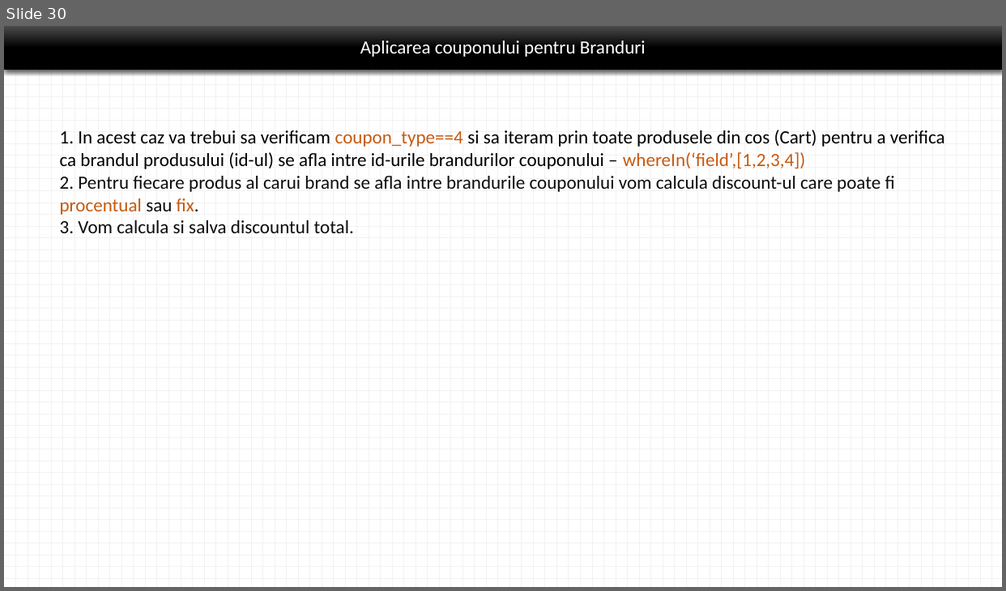
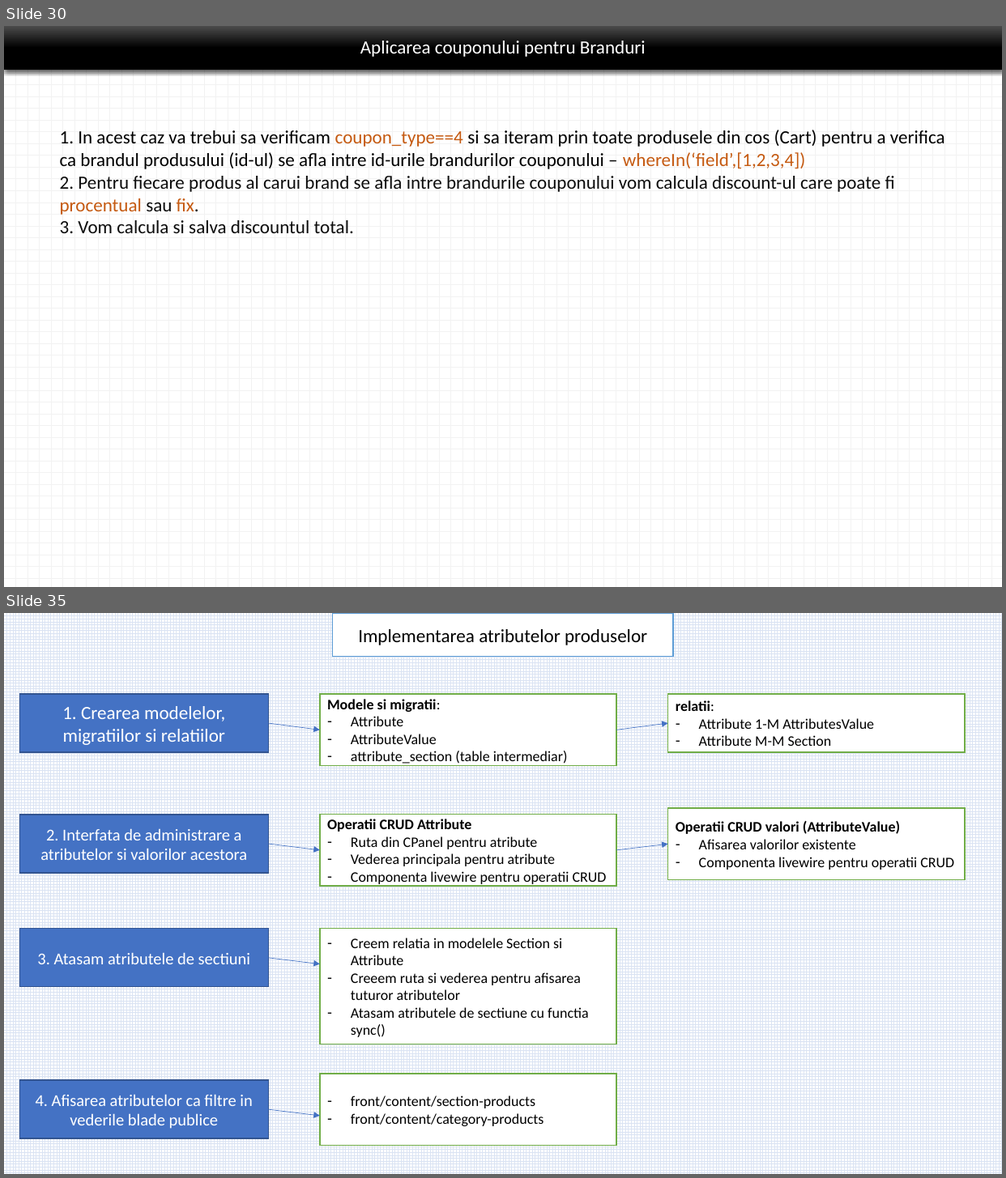
Before and after one commit to laravelRo/lrv8_emag_yt_tutorial, a slide deck: _presentation/prezentare_aplicatie.pptx. Shown one above the other, each under a label of ours: slide 30 before the commit, slides 30 and 35 after it; the slides between them are not shown. The pictures are 1006x591 and 1006x1178 pixels, drawn with LibreOffice and Linux fonts; fonts in the diff are those of the drawing. Boxes give left, top, right and bottom in pixels: in the first picture for what was removed or moved away, otherwise in the second. Text is boxed around its words. In the diff, an @@ line names an element or a change of style, - is before the commit and + after.

Commit message:
Attributes part I
Administrarea atributelor si valorilor acestora. Atasarea atributelor de o sectiune

```diff
--- a/_presentation/prezentare_aplicatie.pptx
+++ b/_presentation/prezentare_aplicatie.pptx
@@ slide 35 added at bbox=[4, 613, 1002, 1174], background pattern #DAE3F3 on #FFFFFF @@
@@ rectangle added at bbox=[333, 614, 673, 657], fill #FFFFFF, outline #5B9BD5 1 pt, 18 pt, text #000000 @@
+Implementarea atributelor produselor
@@ rectangle added at bbox=[19, 694, 268, 752], fill #4472C4, outline #325491 1 pt, 18 pt, text #FFFFFF @@
+1. Crearea modelelor, migratiilor si relatiilor
@@ rectangle added at bbox=[320, 694, 616, 766], fill #FFFFFF, outline #70AD47 1 pt, 14 pt, text #000000 @@
+Modele si migratii:
+– Attribute
+– AttributeValue
+– attribute_section (table intermediar)
@@ rectangle added at bbox=[668, 694, 965, 752], fill #FFFFFF, outline #70AD47 1 pt, 14 pt, text #000000 @@
+relatii:
+– Attribute 1-M AttributesValue
+– Attribute M-M Section
@@ arrow added from (268, 723) to (320, 730), #4472C4 0.5 pt @@
@@ arrow added from (616, 730) to (668, 723), #4472C4 0.5 pt @@
@@ rectangle added at bbox=[19, 815, 268, 874], fill #4472C4, outline #325491 1 pt, 16 pt, text #FFFFFF @@
+2. Interfata de administrare a atributelor si valorilor acestora
@@ rectangle added at bbox=[320, 815, 616, 886], fill #FFFFFF, outline #70AD47 1 pt, 14 pt, text #000000 @@
+Operatii CRUD Attribute
+– Ruta din CPanel pentru atribute
+– Vederea principala pentru atribute
+– Componenta livewire pentru operatii CRUD
@@ rectangle added at bbox=[668, 808, 965, 880], fill #FFFFFF, outline #70AD47 1 pt, 14 pt, text #000000 @@
+Operatii CRUD valori (AttributeValue)
+– Afisarea valorilor existente
+– Componenta livewire pentru operatii CRUD
@@ arrow added from (268, 845) to (320, 850), #4472C4 0.5 pt @@
@@ arrow added from (616, 850) to (668, 845), #4472C4 0.5 pt @@
@@ rectangle added at bbox=[320, 928, 616, 1044], fill #FFFFFF, outline #70AD47 1 pt, 14 pt, text #000000 @@
+– Creem relatia in modelele Section si Attribute
+– Creeem ruta si vederea pentru afisarea tuturor atributelor
+– Atasam atributele de sectiune cu functia sync()
@@ rectangle added at bbox=[19, 929, 268, 987], fill #4472C4, outline #325491 1 pt, 16 pt, text #FFFFFF @@
+3. Atasam atributele de sectiuni
@@ arrow added from (268, 958) to (320, 964), #4472C4 0.5 pt @@
@@ rectangle added at bbox=[320, 1074, 616, 1146], fill #FFFFFF, outline #70AD47 1 pt, 14 pt, text #000000 @@
+– front/content/section-products
+– front/content/category-products
@@ rectangle added at bbox=[19, 1081, 268, 1139], fill #4472C4, outline #325491 1 pt, 16 pt, text #FFFFFF @@
+4. Afisarea atributelor ca filtre in vederile blade publice
@@ arrow added from (268, 1110) to (320, 1116), #4472C4 0.5 pt @@
```
Also in this commit, not shown: 4 other slides added, 23 other files.
